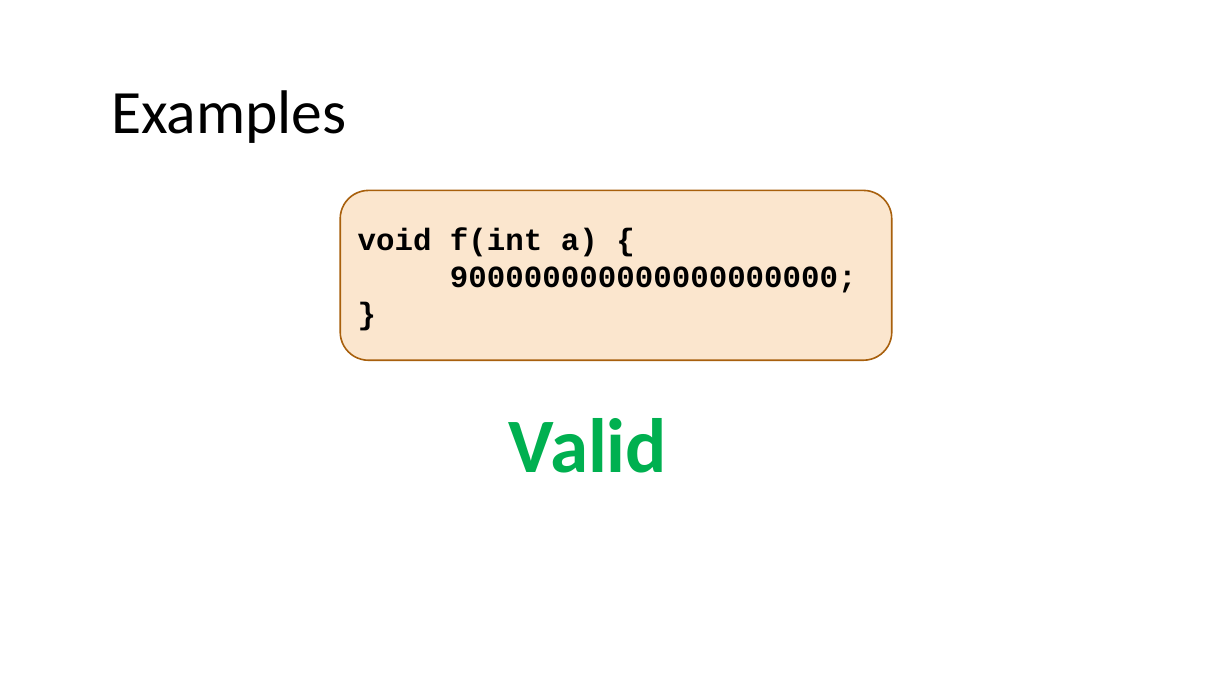
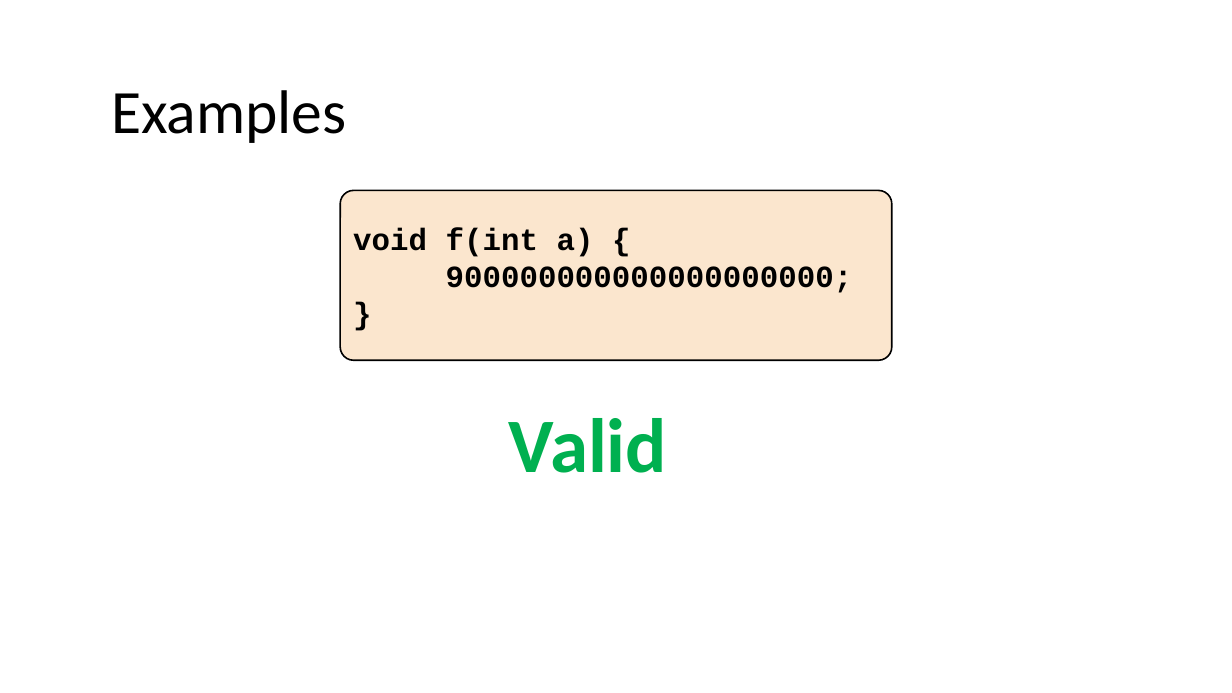
Before and after one commit to nivshani/compilation, a slide deck: slide 32 of new_slides/lexical_analysis.pptx. Drawn at 1232x693 pixels with LibreOffice and Linux fonts; fonts in the diff are those of the drawing. Boxes give left, top, right and bottom in pixels: in the first picture for what was removed or moved away, otherwise in the second. Text is boxed around its words. In the diff, an @@ line names an element or a change of style, - is before the commit and + after.

```diff
--- a/new_slides/lexical_analysis.pptx
+++ b/new_slides/lexical_analysis.pptx
@@ rounded rectangle "void f(int a) {" at [340, 190, 892, 360]: outline #A9610D 1.25 pt to #000000 1.25 pt; proportions changed @@
```
Also in this commit, not shown: 53 other slides changed, 1 other file.
